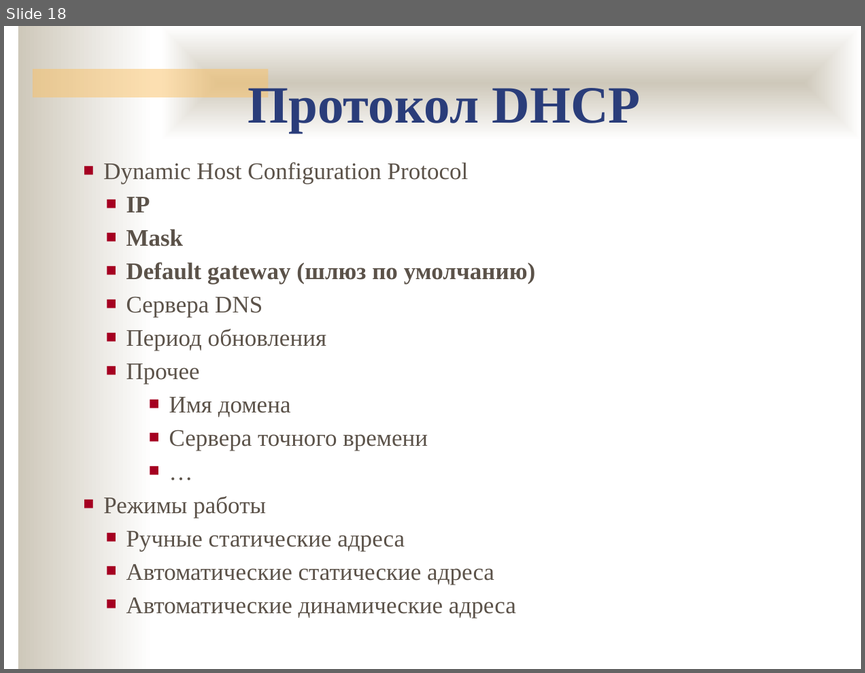
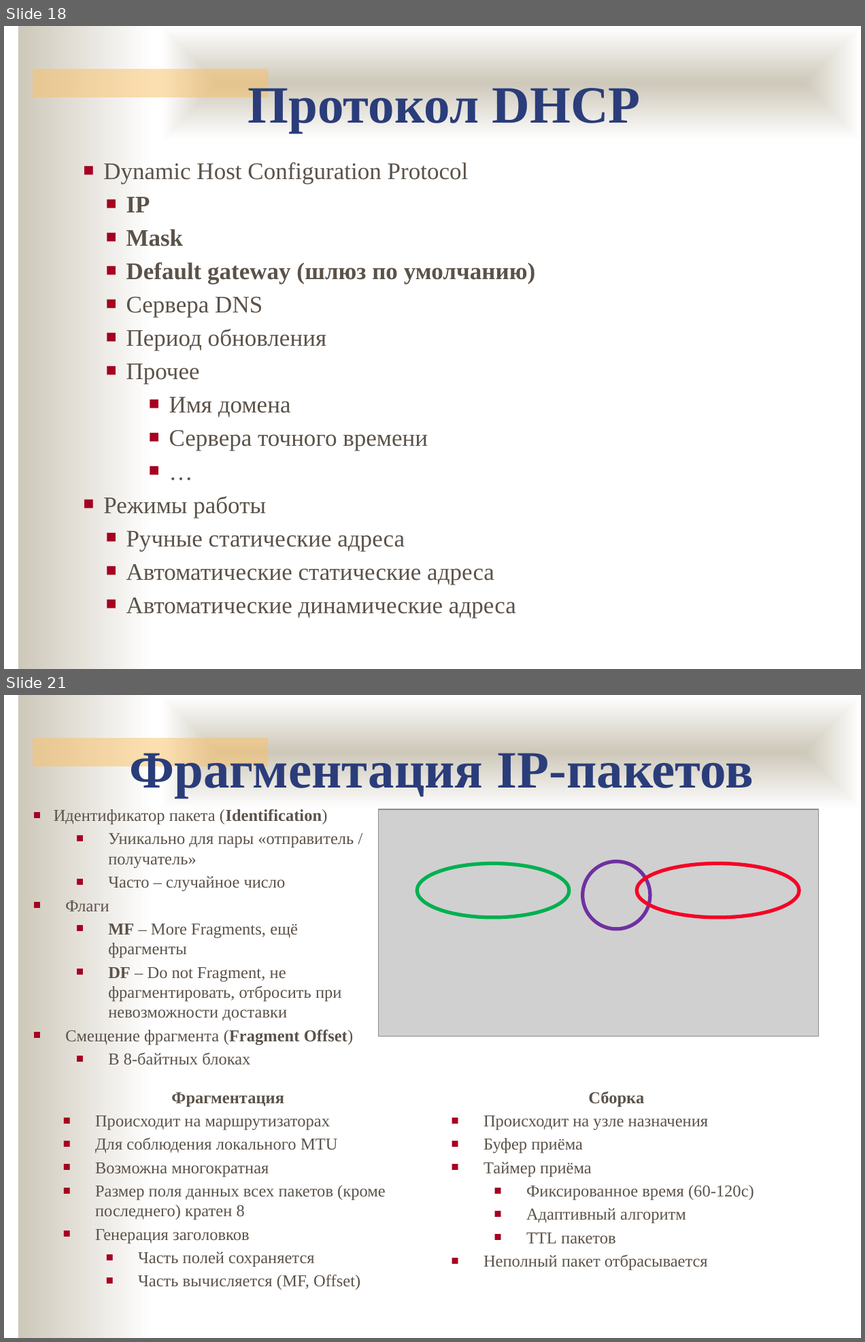
Before and after one commit to ukoloff/nets, a slide deck: lecture/10.pptx. Shown one above the other, each under a label of ours: slide 18 before the commit, slides 18 and 21 after it; the slides between them are not shown. The pictures are 865x673 and 865x1342 pixels, drawn with LibreOffice and Linux fonts; fonts in the diff are those of the drawing; grey boxes stand for pictures; background and template pictures are left out. Boxes give left, top, right and bottom in pixels: in the first picture for what was removed or moved away, otherwise in the second. Text is boxed around its words. In the diff, an @@ line names an element or a change of style, - is before the commit and + after.

```diff
--- a/lecture/10.pptx
+++ b/lecture/10.pptx
@@ slide 21 added at <box>4,695,861,1338</box>, background #FFFFFF; not listed: 3 template elements that a slide beside it also shows @@
@@ text added at <box>130,747,753,798</box>, 44 pt, text #2A3D7A, bold @@
+Фрагментация IP-пакетов
@@ text added at <box>54,809,354,1065</box>, 14 pt, text #5B5249 @@
+■ Идентификатор пакета (Identification)
+  ■ Уникально для пары «отправитель / получатель»
+  ■ Часто – случайное число
+■ Флаги
+  ■ MF – More Fragments, ещё фрагменты
+  ■ DF – Do not Fragment, не фрагментировать, отбросить при невозможности доставки
+■ Смещение фрагмента (Fragment Offset)
+  ■ В 8-байтных блоках
@@ picture added at <box>379,809,818,1036</box> @@
@@ ellipse added at <box>417,863,570,917</box>, outline #00B050 3 pt @@
@@ ellipse added at <box>582,861,650,929</box>, outline #7030A0 3 pt @@
@@ ellipse added at <box>636,863,799,917</box>, outline #F40426 3 pt @@
@@ text added at <box>95,1092,385,1289</box>, 14 pt, text #5B5249 @@
+Фрагментация
+■ Происходит на маршрутизаторах
+■ Для соблюдения локального MTU
+■ Возможна многократная
+■ Размер поля данных всех пакетов (кроме последнего) кратен 8
+■ Генерация заголовков
+  ■ Часть полей сохраняется
+  ■ Часть вычисляется (MF, Offset)
@@ text added at <box>483,1091,754,1270</box>, 14 pt, text #5B5249 @@
+Сборка
+■ Происходит на узле назначения
+■ Буфер приёма
+■ Таймер приёма
+  ■ Фиксированное время (60-120с)
+  ■ Адаптивный алгоритм
+  ■ TTL пакетов
+■ Неполный пакет отбрасывается
```
Also in this commit, not shown: 3 slides changed, 2 other slides added.
